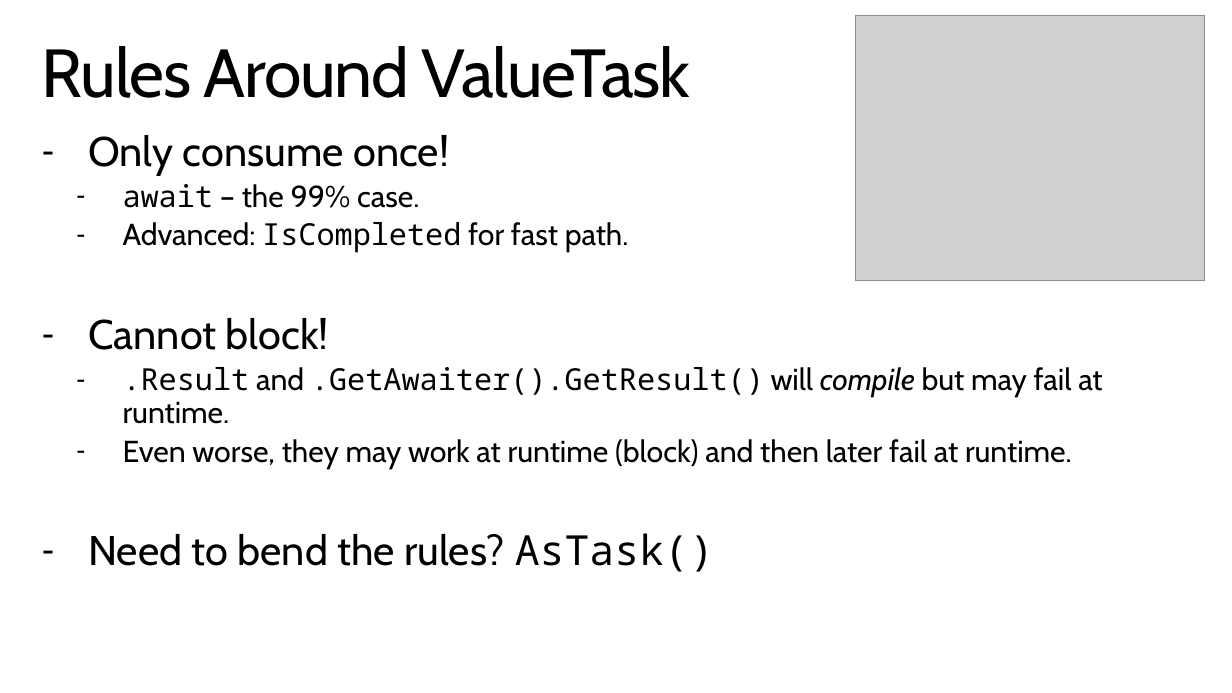
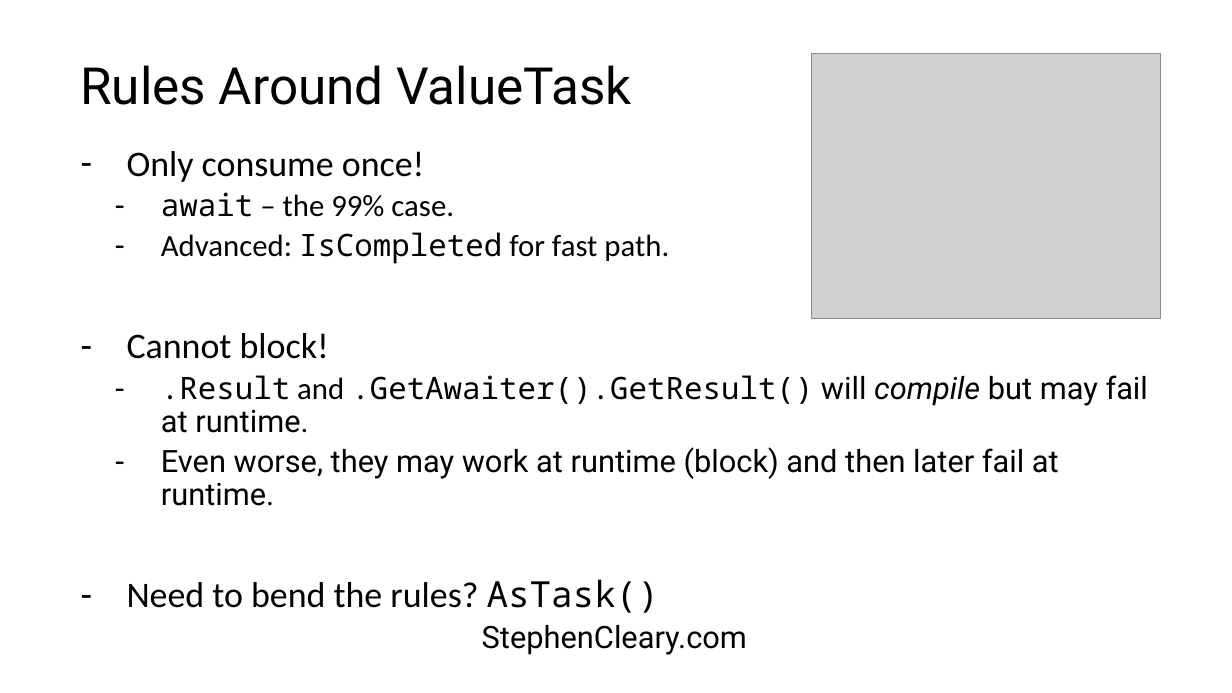
Before and after one commit to StephenCleary/Presentations, a slide deck: slide 6 of Async Masterclass/Async Masterclass.pptx. Drawn at 1232x693 pixels with LibreOffice and Linux fonts; fonts in the diff are those of the drawing; grey boxes stand for pictures; background and template pictures are left out. Boxes give left, top, right and bottom in pixels: in the first picture for what was removed or moved away, otherwise in the second. Text is boxed around its words. In the diff, an @@ line names an element or a change of style, - is before the commit and + after.

```diff
--- a/Async Masterclass/Async Masterclass.pptx
+++ b/Async Masterclass/Async Masterclass.pptx
@@ title "Rules Around ValueTask": place and size @@
-title "Rules Around ValueTask" at box(42, 46, 690, 98)
+title "Rules Around ValueTask" at box(80, 65, 631, 105)
@@ title "Rules Around ValueTask" at box(80, 65, 631, 105): size 52.9 to 39.9 pt, font Cabin to Roboto, letter spacing -1 to 0 pt; vertical alignment top to middle @@
@@ picture: place and size @@
-picture at box(856, 16, 1205, 280)
+picture at box(811, 54, 1161, 318)
@@ text "Only consume once!": place and size @@
-text "Only consume once!" at box(88, 135, 1102, 572)
+text "Only consume once!" at box(127, 151, 1148, 613)
@@ text "Only consume once!" at box(127, 151, 1148, 613): size 32.4 to 28 pt in "Only consume once!", "Cannot block!", "Need to bend the rules? AsTask()"; font Cabin to Calibri in "Only consume once!", "– the 99% case.", "Advanced: for fast path.", "Cannot block!" and 2 more places; size 23.5 to 24 pt in "await – the 99% case.", "Advanced: IsCompleted for fast path.", ".Result and .GetAwaiter().GetResult() will compile but may ...", "Even worse, they may work at runtime ..."; font Cabin to Roboto in "will compile but may fail at runtime.", "Even worse, they may work at runtime ..."; more space between paragraphs @@
@@ text "StephenCleary.com" at box(482, 625, 747, 655): font Cabin to Roboto, text colour #FFFFFF to #000000 @@
```
Also in this commit, not shown: 37 other slides changed, 1 other file.
